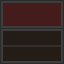
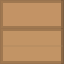
Comparing the layer stacks of the two (64, 64) images. Changes:
moved "background-fire" into group "fires", painted on it over [3, 0, 64, 64]
moved "fire" into group "fires", painted on it over [3, 3, 61, 61]
moved "fire-next" into group "fires" over [1, 1, 63, 63]
moved "back-fire" into group "fires", painted on it over [0, 0, 64, 64]
added group "small" with 4 layers above "Фон" over [0, 0, 64, 64]
renamed "background" to "shadow", moved it into group "small", painted on it over [3, 0, 64, 64]
moved "fore" into group "small" over [3, 3, 61, 61]
moved "next" into group "small" over [1, 1, 63, 63]
moved "back" into group "small", painted on it over [0, 0, 64, 64]
